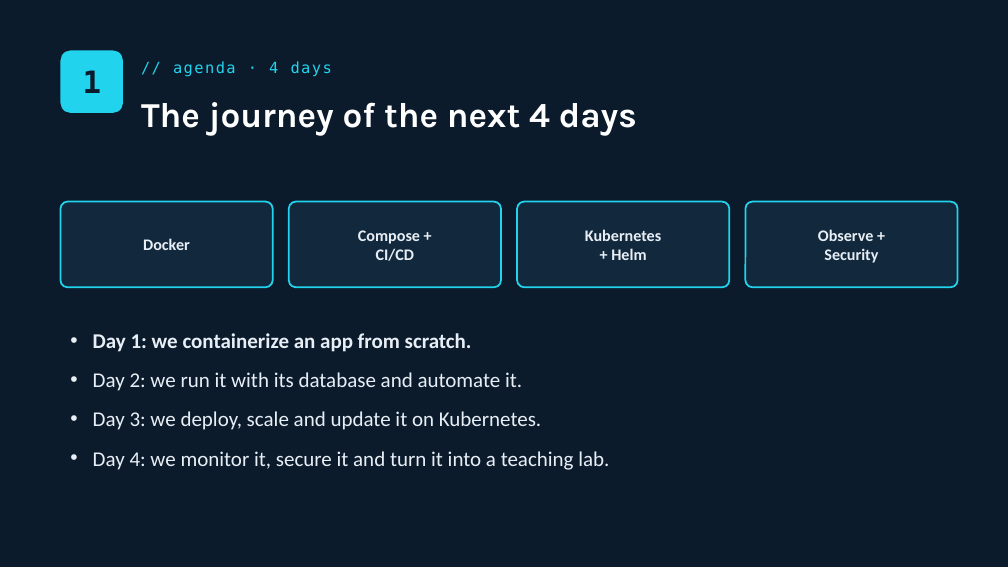
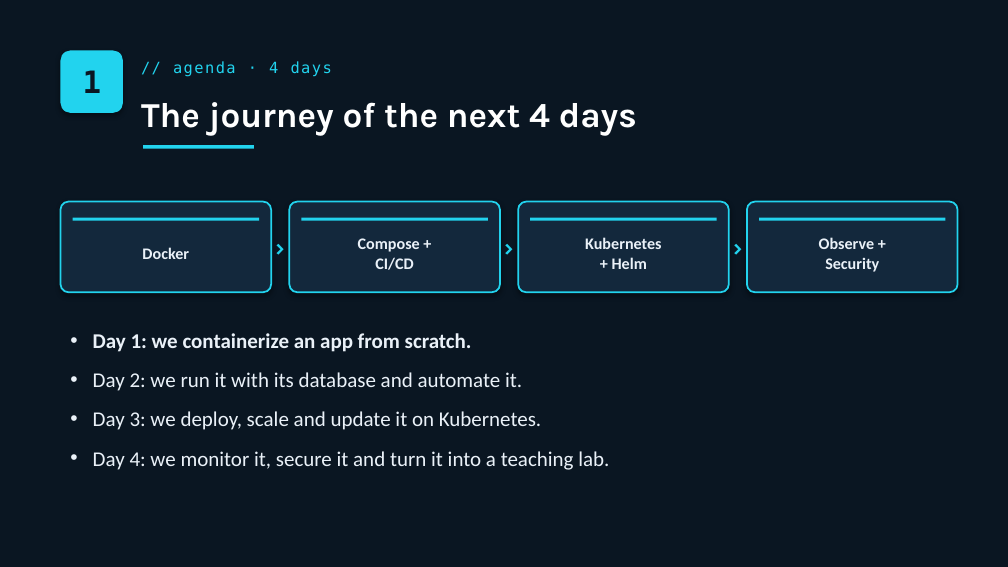
Before and after one commit to Finithe-Phoenix/devops-contenedores-kubernetes-curso, a slide deck: slide 2 of slides/01_Day_1_DevOps_Docker.pptx. Drawn at 1008x567 pixels with LibreOffice and Linux fonts; fonts in the diff are those of the drawing. Boxes give left, top, right and bottom in pixels: in the first picture for what was removed or moved away, otherwise in the second. Text is boxed around its words. In the diff, an @@ line names an element or a change of style, - is before the commit and + after.

```diff
--- a/slides/01_Day_1_DevOps_Docker.pptx
+++ b/slides/01_Day_1_DevOps_Docker.pptx
@@ background #0B1B2B to #0A1622 @@
@@ text "1" at [83,70,102,93]: text colour #0B1B2B to #0A1622 @@
@@ rounded rectangle at [60,50,123,113]: shadow on @@
@@ rectangle added at [143,145,254,149], fill #22D3EE @@
@@ rounded rectangle: place and size @@
-rounded rectangle at [60,202,272,287]
+rounded rectangle at [60,202,271,292]
@@ text added at [267,202,293,292], 18 pt, text #22D3EE, bold @@
+›
@@ rounded rectangle: place and size @@
-rounded rectangle at [289,202,501,287]
+rounded rectangle at [289,202,500,292]
@@ text added at [496,202,522,292], 18 pt, text #22D3EE, bold @@
+›
@@ rounded rectangle: place and size @@
-rounded rectangle at [517,202,729,287]
+rounded rectangle at [518,202,729,292]
@@ text added at [725,202,751,292], 18 pt, text #22D3EE, bold @@
+›
@@ fill #12293D to #13283C; shadow on; proportions changed in 4 elements at [60,202,271,292], [289,202,500,292], [518,202,729,292], [747,202,958,292] @@
@@ rounded rectangle: place and size @@
-rounded rectangle at [745,202,957,287]
+rounded rectangle at [747,202,958,292]
@@ text "Docker": place and size @@
-text "Docker" at [143,238,190,250]
+text "Docker" at [142,247,189,259]
@@ rectangle added at [73,218,259,221], fill #22D3EE @@
@@ text "Compose +": place and size @@
-text "Compose +" at [358,230,420,261]
+text "Compose +" at [358,238,420,270]
@@ rectangle added at [301,218,488,221], fill #22D3EE @@
@@ text "Kubernetes": place and size @@
-text "Kubernetes" at [585,229,661,260]
+text "Kubernetes" at [585,237,661,269]
@@ rectangle added at [530,218,717,221], fill #22D3EE @@
@@ text colour #E8EEF5 to #EAF1F8 in 4 elements at [585,237,661,269], [142,247,189,259], [358,238,420,270], [819,237,879,272] @@
@@ text "Observe +": place and size @@
-text "Observe +" at [818,229,878,263]
+text "Observe +" at [819,237,879,272]
@@ rectangle added at [759,218,946,221], fill #22D3EE @@
```
Also in this commit, not shown: 14 other slides changed, 7 other files.
